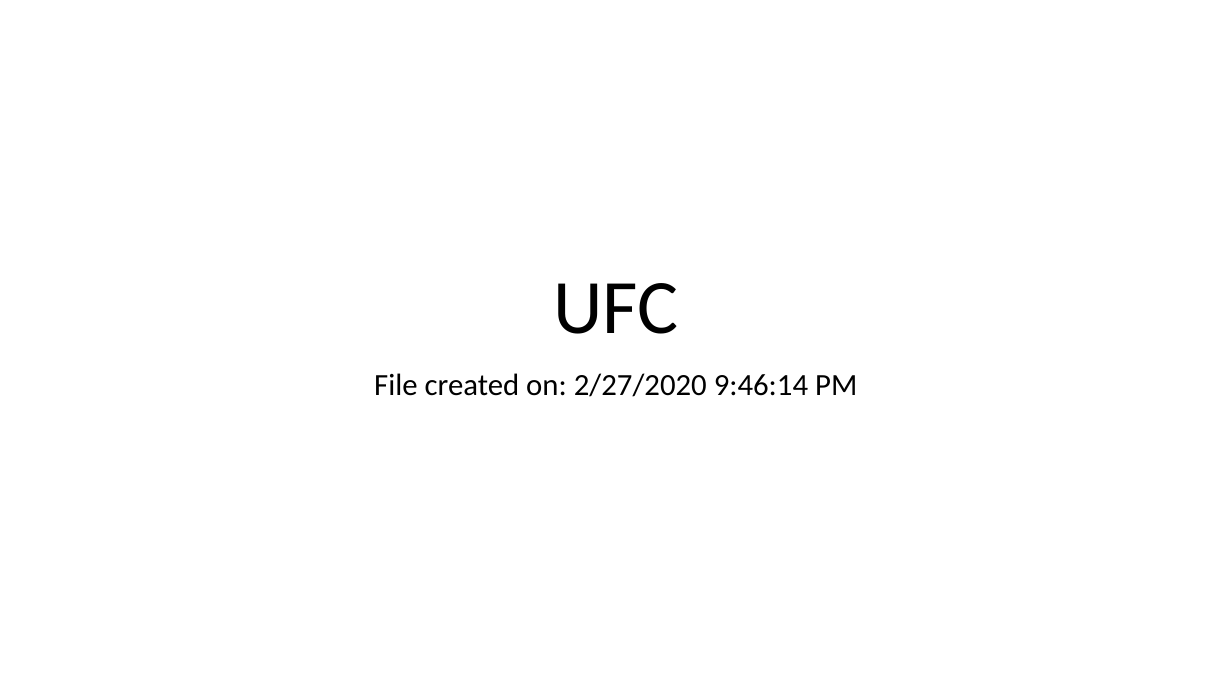
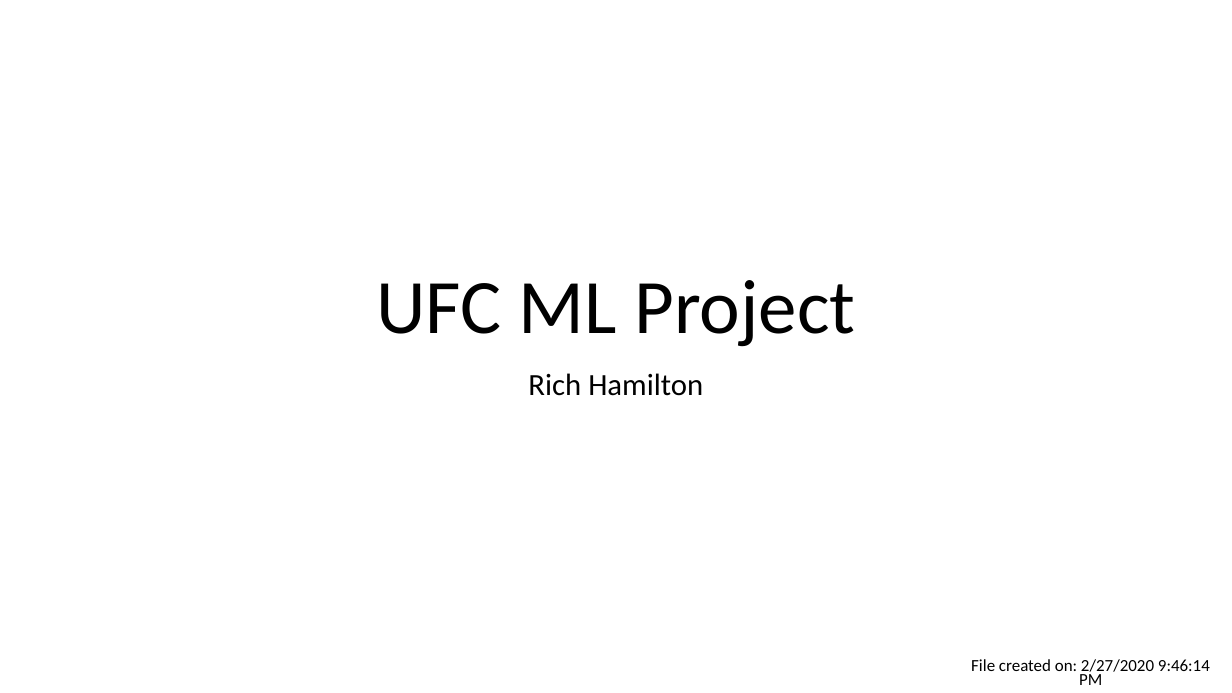
Before and after one commit to Rich-Hamilton88/machine_learning_project, a slide deck: slide 1 of Machine Learning Project/UFC.pptx. Drawn at 1232x693 pixels with LibreOffice and Linux fonts; fonts in the diff are those of the drawing. Boxes give left, top, right and bottom in pixels: in the first picture for what was removed or moved away, otherwise in the second. Text is boxed around its words. In the diff, an @@ line names an element or a change of style, - is before the commit and + after.

Commit message:
updated presentation

```diff
--- a/Machine Learning Project/UFC.pptx
+++ b/Machine Learning Project/UFC.pptx
@@ title at [376, 280, 855, 347]: text changed @@
-UFC
+UFC ML Project
@@ text added at [528, 373, 703, 396], 24 pt, text #000000 @@
+Rich Hamilton
@@ subtitle "File created on: 2/27/2020 9:46:14 ...": place and size @@
-subtitle "File created on: 2/27/2020 9:46:14 ..." at [374, 373, 857, 397]
+subtitle "File created on: 2/27/2020 9:46:14 ..." at [971, 659, 1210, 685]
@@ subtitle "File created on: 2/27/2020 9:46:14 ..." at [971, 659, 1210, 685]: size 24 to 13.2 pt; line spacing 0.9 to 0.7 @@
```
Also in this commit, not shown: 9 slides added.
